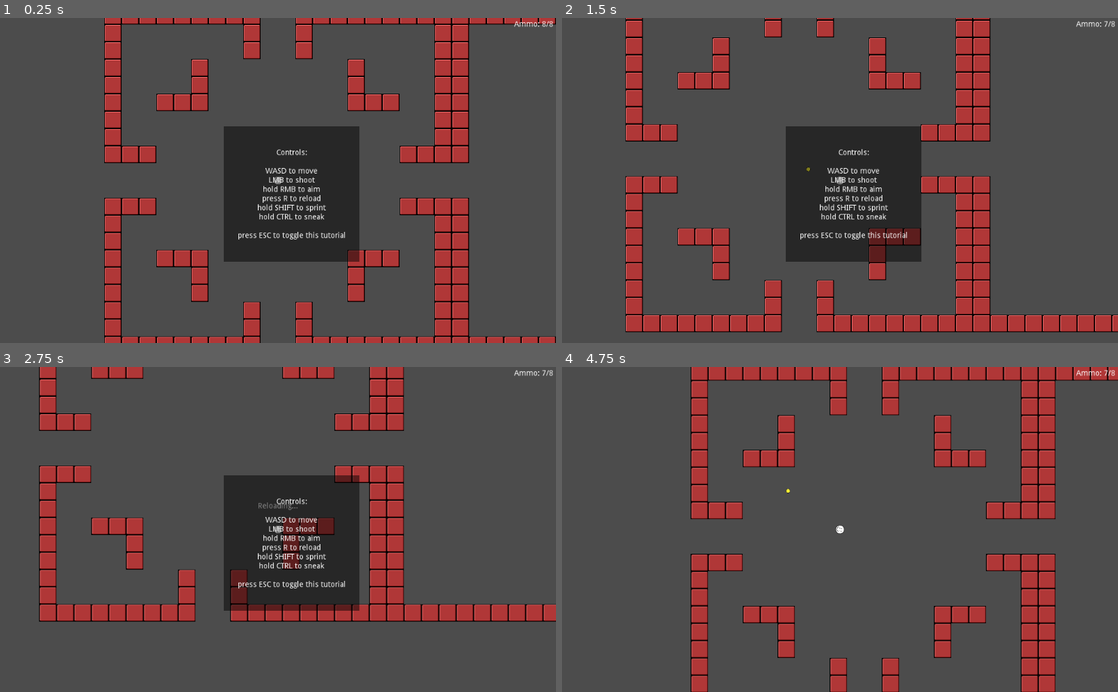
Above: before the commit, frames 1-4 (two rows, left to right).
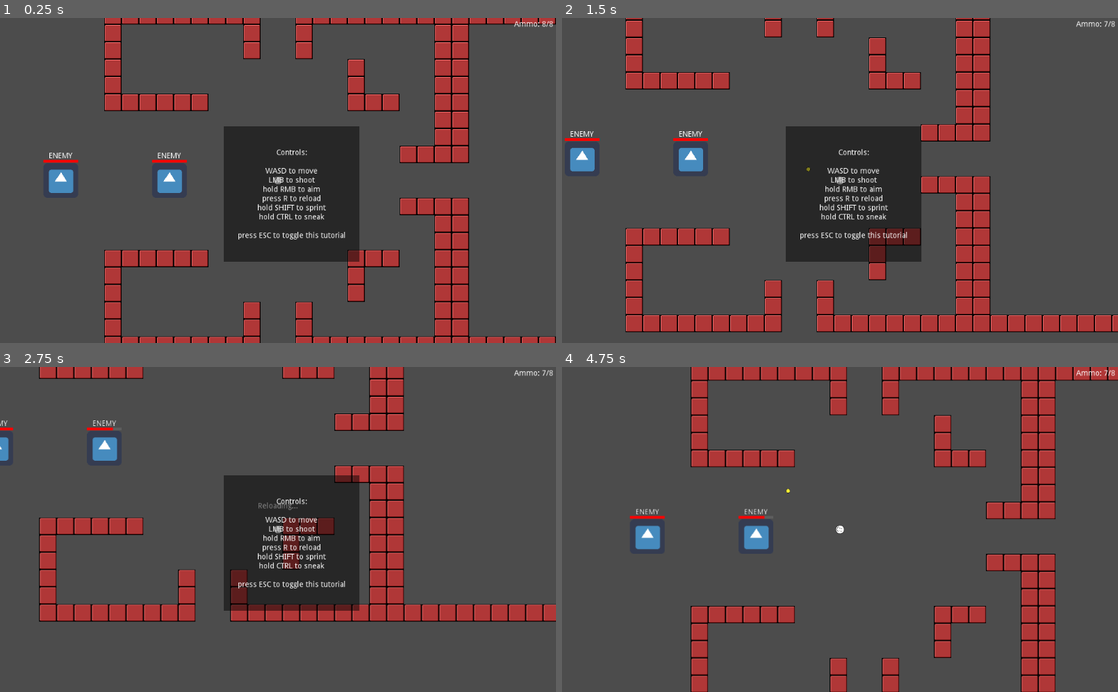
Above: after the commit, the same moments.

Repository: Rallas/4392-001TeamC
Game: Godot game, scene res://Scenes/DefaultScene.tscn
The game is run twice, just before and just after one commit, with the same random seed, the same clock (stepped at 60 frames per second) and the same inputs. The engine's default icon, where the game draws it, is replaced by a stand-in: a white triangle on a blue panel in a dark square.
Inputs (mouse positions are in pixels of both pictures, inside the frame that each line leads up to):
- Up to frame 1 (0.25 s): no input
- Up to frame 2 (1.5 s): tap R (reload) at 0.5, 1.25 s; move the mouse to (962, 164) at 0.52 s; hold D (move_right) 0.53-1.28 s; hold Right mouse button (aim) 0.53-1.28 s; move the mouse to (728, 196) at 1.27 s; hold S (move_down) from 1.28 s (still down); click (728, 196) at 1.35 s
- Up to frame 3 (2.75 s): tap R (reload) at 2 s; move the mouse to (333, 458) at 2.02 s; release S (move_down) at 2.03 s; hold D (move_right) from 2.03 s (still down); hold Ctrl (sneak) from 2.03 s (still down)
- Up to frame 4 (4.75 s): tap R (reload) at 2.75, 4.15 s; move the mouse to (812, 594) at 2.77 s; release D (move_right) at 2.78 s; release Ctrl (sneak) at 2.78 s; hold W (move_up) 2.78-3.53 s; tap Shift (sprint) at 2.85 s; move the mouse to (1006, 578) at 3.52 s; hold Right mouse button (aim) 3.53-4.28 s; hold A (move_left) from 3.53 s (still down); move the mouse to (673, 480) at 4.27 s; click (673, 480) at 4.35 s

The runs differ from the first frame. In frame 1, 3.9% of the frame differs, in the area x 7-38%, y 12-88%; in frame 2, 3.9%, in the area x 0-31%, y 5-81%; in frame 3, 3.1%; in frame 4, 3.9%.

Commit message:
Added enemy health and basic 'noise' objects

Diff:
--- a/4392_TeamC_Prototype/Scenes/DefaultScene.tscn
+++ b/4392_TeamC_Prototype/Scenes/DefaultScene.tscn
@@ -7,8 +7,12 @@
 [ext_resource path="res://Scenes/Room2.tscn" type="PackedScene" id=5]
 [ext_resource path="res://Scripts/TempTutorial.gd" type="Script" id=6]
 [ext_resource path="res://Scenes/Enemy.tscn" type="PackedScene" id=7]
+[ext_resource path="res://Scripts/NoiseController.gd" type="Script" id=8]
 
 [node name="RootNode" type="Node2D"]
+
+[node name="NoiseController" type="Node2D" parent="."]
+script = ExtResource( 8 )
 
 [node name="UI Container" type="CanvasLayer" parent="."]
 
@@ -86,4 +90,10 @@
 [node name="Enemy2" parent="." instance=ExtResource( 7 )]
 position = Vector2( 757, 129 )
 
+[node name="Enemy3" parent="." instance=ExtResource( 7 )]
+position = Vector2( -200, 0 )
+
+[node name="Enemy4" parent="." instance=ExtResource( 7 )]
+position = Vector2( -400, 0 )
+
 [connection signal="updateAmmo" from="Player/DefaultWeapon" to="UI Container/AmmoLabel" method="_on_DefaultWeapon_updateAmmo"]
--- a/4392_TeamC_Prototype/Scenes/Enemy.tscn
+++ b/4392_TeamC_Prototype/Scenes/Enemy.tscn
@@ -1,10 +1,17 @@
-[gd_scene load_steps=4 format=2]
+[gd_scene load_steps=7 format=2]
 
 [ext_resource path="res://Sprites/icon.png" type="Texture" id=1]
 [ext_resource path="res://Scripts/Enemy.gd" type="Script" id=2]
+[ext_resource path="res://Scripts/EnemyHealthbar.gd" type="Script" id=3]
 
 [sub_resource type="RectangleShape2D" id=1]
 extents = Vector2( 32, 32 )
+
+[sub_resource type="StyleBoxFlat" id=2]
+bg_color = Color( 1, 0, 0, 1 )
+
+[sub_resource type="StyleBoxFlat" id=3]
+bg_color = Color( 0.372549, 0.372549, 0.372549, 1 )
 
 [node name="Enemy" type="KinematicBody2D"]
 collision_layer = 2
@@ -16,3 +23,29 @@
 
 [node name="CollisionShape2D" type="CollisionShape2D" parent="."]
 shape = SubResource( 1 )
+
+[node name="Label" type="Label" parent="."]
+anchor_left = 0.5
+anchor_right = 0.5
+margin_left = -32.0
+margin_top = -52.0
+margin_right = 32.0
+margin_bottom = -38.0
+grow_horizontal = 2
+text = "ENEMY"
+align = 1
+
+[node name="ProgressBar" type="ProgressBar" parent="."]
+margin_left = -32.0
+margin_top = -38.0
+margin_right = 32.0
+margin_bottom = -33.0
+custom_styles/fg = SubResource( 2 )
+custom_styles/bg = SubResource( 3 )
+max_value = 4.0
+step = 1.0
+value = 3.0
+percent_visible = false
+script = ExtResource( 3 )
+
+[connection signal="healthChanged" from="." to="ProgressBar" method="_on_Enemy_healthChanged"]
--- /dev/null
+++ b/4392_TeamC_Prototype/Scenes/NoiseSource.tscn
@@ -0,0 +1,10 @@
+[gd_scene load_steps=3 format=2]
+
+[ext_resource path="res://Scripts/NoiseSource.gd" type="Script" id=1]
+[ext_resource path="res://Sprites/BasicCircle.png" type="Texture" id=2]
+
+[node name="NoiseSource" type="Node2D"]
+script = ExtResource( 1 )
+
+[node name="Sprite" type="Sprite" parent="."]
+texture = ExtResource( 2 )
--- a/4392_TeamC_Prototype/Scenes/Room2.tscn
+++ b/4392_TeamC_Prototype/Scenes/Room2.tscn
@@ -11,4 +11,4 @@
 collision_layer = 8
 collision_mask = 65535
 format = 1
-tile_data = PoolIntArray( -589834, 0, 0, -589833, 0, 0, -589 …(332 unchanged characters)… 7, 0, 0, -524279, 0, 0, -393226, 0, 0, -393221, 0, 0, -458748, 0, 0, -458743, 0, 0, -327690, 0, 0, -327685, 0, 0, -393212, 0, 0, -393207, 0, 0, -262154, 0, 0, -262151, 0, 0, -262150, 0, 0, -262149, 0, 0, -327676, 0, 0, -327675, 0, 0, -327674, 0, 0, -327671, 0, 0, -196618, 0, 0, -262135, 0, 0, -131082, 0, 0, -196599, 0, 0, -65546, 0, 0, -65545, 0, 0, -65544, 0, 0, -131065, 0, 0, -131064, 0, 0, -131063, 0, 0, 131062, 0, 0, 131063, 0, 0, 131064, 0, 0, 65543, 0, 0, 65544, 0, 0, 65545, 0, 0, 196598, 0, 0, 131081, 0, 0, 262134, 0, 0, 196617, 0, 0, 327670, 0, 0, 327673, 0, 0, 327674, 0, 0, 327675, 0, 0, 262148, 0, 0, 262149, 0, 0, 262150, 0, 0, 262153, 0, 0, 393206, 0, 0, 393211, 0, 0, 327684, 0, 0, 327689, 0, 0, 458742, 0, 0, 458747, 0, 0, 393220, 0, 0, 393225, 0, 0, 5242 …(360 unchanged characters)…
+tile_data = PoolIntArray( -589834, 0, 0, -589833, 0, 0, -589 …(332 unchanged characters)… 7, 0, 0, -524279, 0, 0, -393226, 0, 0, -458748, 0, 0, -458743, 0, 0, -327690, 0, 0, -393212, 0, 0, -393207, 0, 0, -262154, 0, 0, -262153, 0, 0, -262152, 0, 0, -262151, 0, 0, -262150, 0, 0, -262149, 0, 0, -327676, 0, 0, -327675, 0, 0, -327674, 0, 0, -327671, 0, 0, -262135, 0, 0, -196599, 0, 0, -131065, 0, 0, -131064, 0, 0, -131063, 0, 0, 65543, 0, 0, 65544, 0, 0, 65545, 0, 0, 131081, 0, 0, 196617, 0, 0, 327670, 0, 0, 327671, 0, 0, 327672, 0, 0, 327673, 0, 0, 327674, 0, 0, 327675, 0, 0, 262148, 0, 0, 262149, 0, 0, 262150, 0, 0, 262153, 0, 0, 393206, 0, 0, 327684, 0, 0, 327689, 0, 0, 458742, 0, 0, 393220, 0, 0, 393225, 0, 0, 5242 …(360 unchanged characters)…
--- a/4392_TeamC_Prototype/Scripts/Enemy.gd
+++ b/4392_TeamC_Prototype/Scripts/Enemy.gd
@@ -5,15 +5,23 @@
 # var a = 2
 # var b = "text"
 
+signal healthChanged(newHealth, maxHealth)
+
+export var maxHealth = 4
+var health
 
 # Called when the node enters the scene tree for the first time.
 func _ready():
+	health = maxHealth
+	emit_signal("healthChanged", health, maxHealth)
 	pass # Replace with function body.
 
 
 func HitByProjectile():
-	print("I got shot...")
-	queue_free()
+	health -= 1; #TODO: pass bullet damage via param
+	emit_signal("healthChanged", health, maxHealth)
+	if health == 0:
+		queue_free()
 
 # Called every frame. 'delta' is the elapsed time since the previous frame.
 #func _process(delta):
--- /dev/null
+++ b/4392_TeamC_Prototype/Scripts/EnemyHealthbar.gd
@@ -0,0 +1,6 @@
+extends ProgressBar
+
+
+func _on_Enemy_healthChanged(newHealth, maxHealth):
+	max_value = maxHealth
+	value = newHealth
--- /dev/null
+++ b/4392_TeamC_Prototype/Scripts/NoiseController.gd
@@ -0,0 +1,8 @@
+extends Node2D
+
+var NoiseObject = preload("res://Scenes/NoiseSource.tscn")
+
+func CreateNoise(noisePosition, noiseIntensity):
+	var newNoise = NoiseObject.instance()
+	newNoise.InitNoise(noisePosition, noiseIntensity)
+	add_child(newNoise)
--- /dev/null
+++ b/4392_TeamC_Prototype/Scripts/NoiseSource.gd
@@ -0,0 +1,29 @@
+extends Node2D
+
+
+# Declare member variables here. Examples:
+# var a = 2
+# var b = "text"
+
+var timeout = 100
+var spawnTime
+var intensity
+# Called when the node enters the scene tree for the first time.
+func _ready():
+	pass # Replace with function body.
+
+func InitNoise(noisePosition, noiseIntensity):
+	position = noisePosition
+	intensity = noiseIntensity
+	spawnTime = OS.get_ticks_msec()
+
+	# TEMP: Image I am using is a circle with 32 radius.
+	# scale the image by a factor of (intensity/32) -> new radius is [intensity] pixels.
+	get_child(0).scale = Vector2(intensity/32, intensity/32)
+
+	print("NOISE: I=[%d] P=(%d,%d)" %[noiseIntensity, noisePosition.x, noisePosition.y])
+
+# Called every frame. 'delta' is the elapsed time since the previous frame.
+func _process(delta):
+	if OS.get_ticks_msec() - spawnTime > timeout:
+		queue_free()
--- a/4392_TeamC_Prototype/Scripts/Weapon.gd
+++ b/4392_TeamC_Prototype/Scripts/Weapon.gd
@@ -52,6 +52,8 @@
 
 		else:
 			# Fire a shot
+
+
 			currentMag -= 1
 			emit_signal("updateAmmo", currentMag, magSize)
 			nextShotTime = OS.get_ticks_msec() + fireRate
@@ -74,7 +76,10 @@
 			newBullet.InitBullet()
 			newBullet.bulletSpeed = bulletSpeed
 			newBullet.bulletRange = bulletRange
-			get_node("/root").add_child(newBullet)
+			get_node(@"/root").add_child(newBullet)
+
+			print("CLICK: (%d,%d)" % [get_global_mouse_position().x, get_global_mouse_position().y])
+			get_node(@"/root/RootNode/NoiseController").CreateNoise(newBullet.position, 300)
 
 
 func StartReload():
Not shown: 1 places in 4392_TeamC_Prototype/Scenes/DefaultScene.tscn that only renumber resources
Binary file added: 4392_TeamC_Prototype/Sprites/BasicCircle.png
Not shown, added: 4392_TeamC_Prototype/Sprites/BasicCircle.png.import
